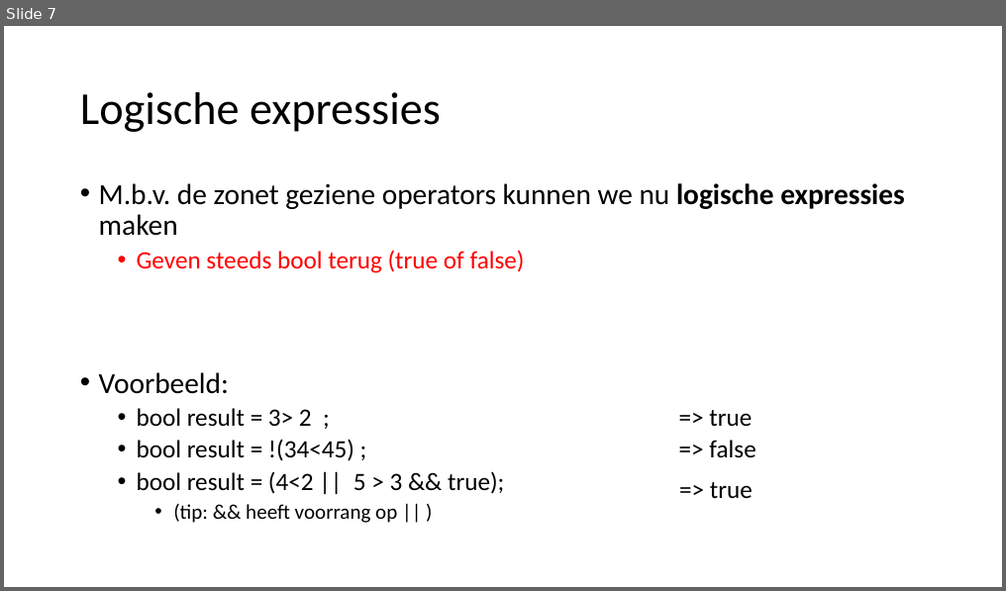
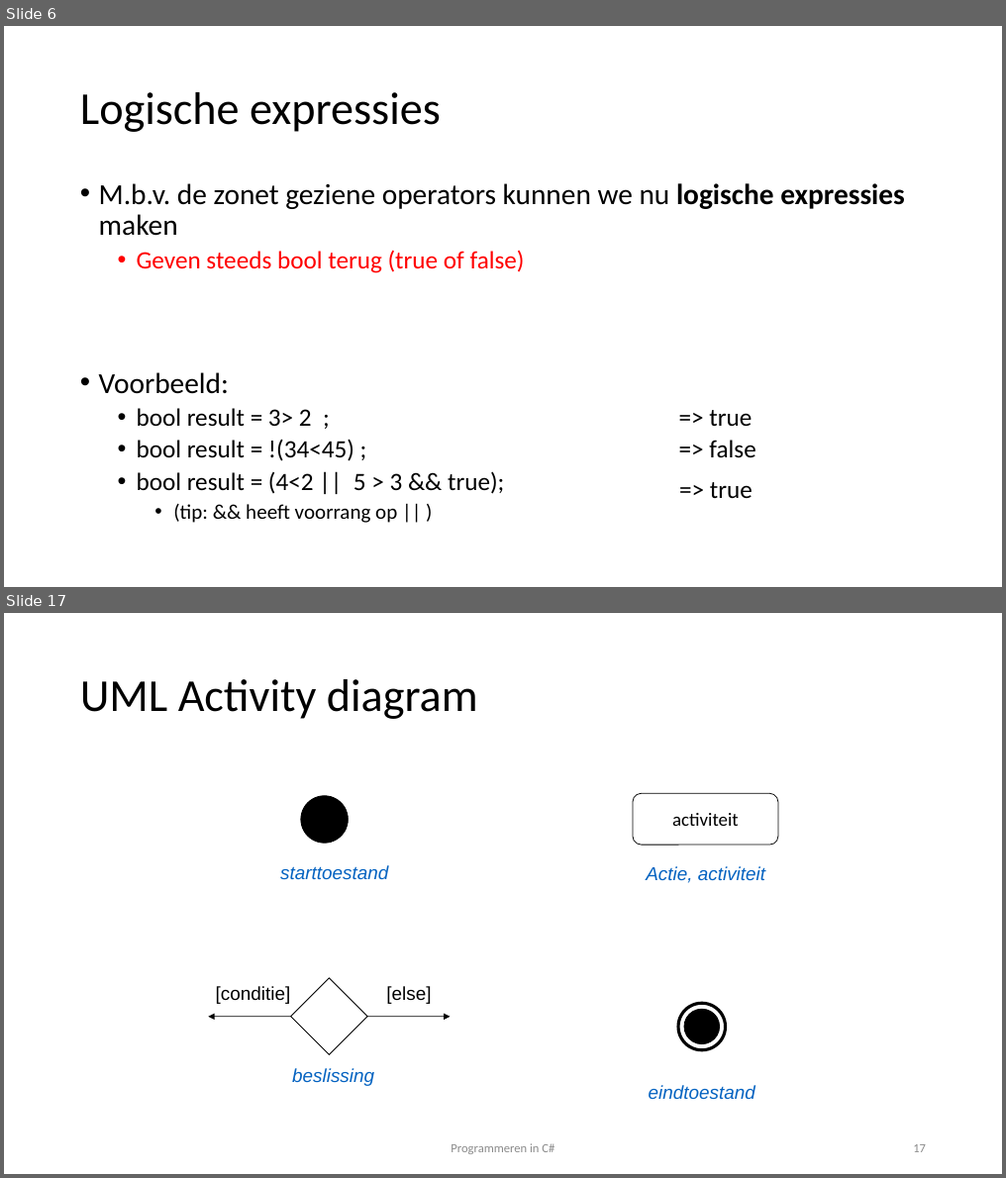
Before and after one commit to v-nys/cursusprogrammeren, a slide deck: _SLIDES/DEEL1/H4/31_Logische en relationele operators.pptx. Shown one above the other, each under a label of ours: slide 7 before the commit, slides 6 and 17 after it; the slides between them are not shown. The pictures are 1006x591 and 1006x1178 pixels, drawn with LibreOffice and Linux fonts; fonts in the diff are those of the drawing. Boxes give left, top, right and bottom in pixels: in the first picture for what was removed or moved away, otherwise in the second. Text is boxed around its words. In the diff, an @@ line names an element or a change of style, - is before the commit and + after.

```diff
--- a/_SLIDES/DEEL1/H4/31_Logische en relationele operators.pptx
+++ b/_SLIDES/DEEL1/H4/31_Logische en relationele operators.pptx
@@ slide 17 added at <box>4,613,1002,1174</box>, background #FFFFFF @@
@@ title added at <box>80,679,478,719</box>, 44 pt, text #000000 @@
+UML Activity diagram
@@ ellipse added at <box>301,796,349,843</box>, fill #000000, outline #000000 0.75 pt @@
@@ rounded rectangle added at <box>633,793,778,845</box>, fill #FFFFFF, outline #000000 0.75 pt, 18 pt, text #000000 @@
+activiteit
@@ text added at <box>280,865,388,880</box>, 18 pt, text #0563C1, italic @@
+starttoestand
@@ text added at <box>646,866,765,883</box>, 18 pt, text #0563C1, italic @@
+Actie, activiteit
@@ text added at <box>216,986,291,1004</box>, 18 pt, text #000000 @@
+[conditie]
@@ diamond added at <box>291,978,367,1055</box>, fill #FFFFFF, outline #000000 0.75 pt @@
@@ text added at <box>386,986,431,1004</box>, 18 pt, text #000000 @@
+[else]
@@ arrow added from (291, 1017) to (208, 1017), #000000 0.75 pt @@
@@ arrow added from (368, 1017) to (450, 1017), #000000 0.75 pt @@
@@ ellipse added at <box>678,1004,726,1051</box>, fill #FFFFFF, outline #000000 3 pt @@
@@ ellipse added at <box>684,1009,720,1045</box>, fill #000000, outline #000000 0.75 pt @@
@@ text added at <box>292,1068,374,1086</box>, 18 pt, text #0563C1, italic @@
+beslissing
@@ text added at <box>648,1085,755,1100</box>, 18 pt, text #0563C1, italic @@
+eindtoestand
@@ text added at <box>450,1144,554,1155</box>, 12 pt, text #8C8C8C @@
+Programmeren in C#
@@ page number added at <box>913,1145,926,1153</box>, 12 pt, text #8C8C8C @@
+17
@@ what was slide 7 is now slide 6 @@
```
Also in this commit, not shown: 3 slides changed, 35 other slides added, 1 slide removed, 3 other files.
